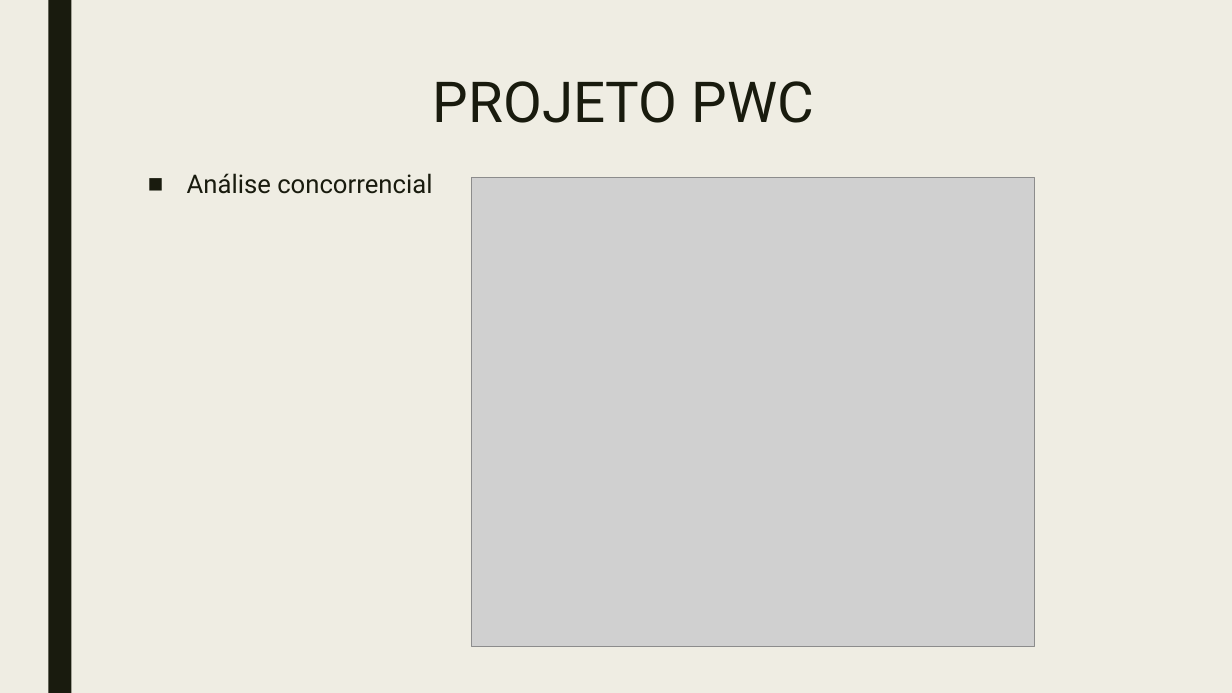
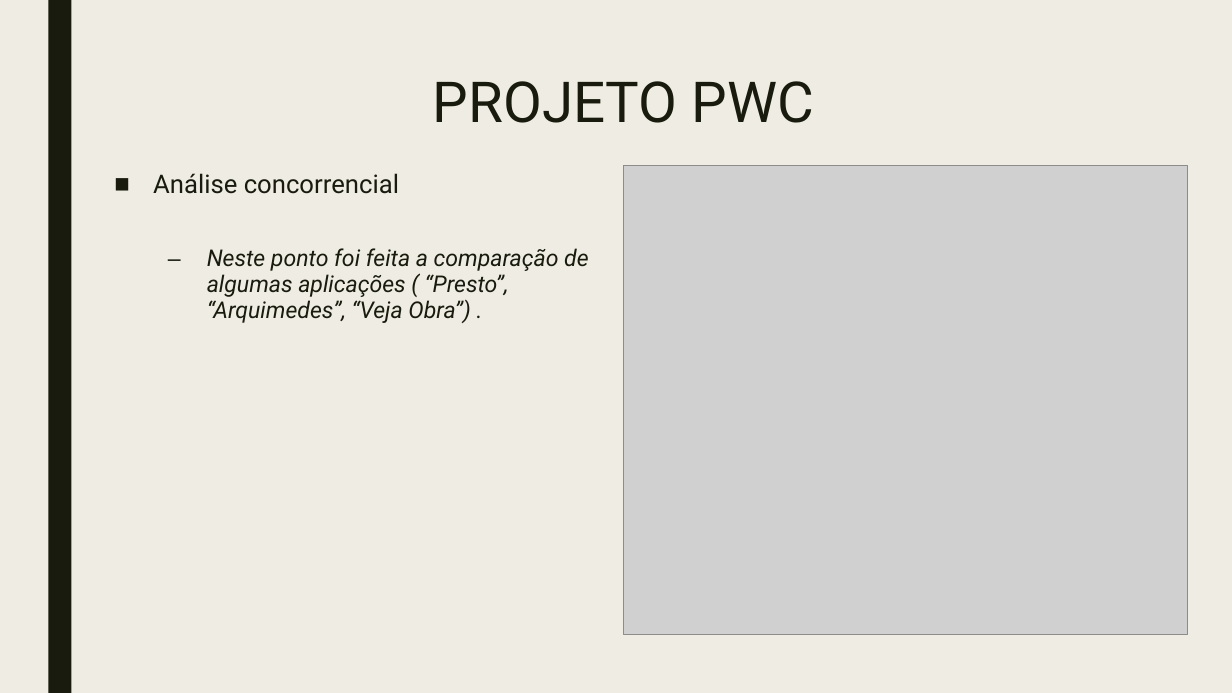
Before and after one commit to doomiinguees/PSI_PWS_PLC, a slide deck: slide 7 of doc/Metodologias de Desenvolvimento de Software.pptx. Drawn at 1232x693 pixels with LibreOffice and Linux fonts; fonts in the diff are those of the drawing; grey boxes stand for pictures. Boxes give left, top, right and bottom in pixels: in the first picture for what was removed or moved away, otherwise in the second. Text is boxed around its words. In the diff, an @@ line names an element or a change of style, - is before the commit and + after.

```diff
--- a/doc/Metodologias de Desenvolvimento de Software.pptx
+++ b/doc/Metodologias de Desenvolvimento de Software.pptx
@@ text "Análise concorrencial": place and size @@
-text "Análise concorrencial" at <box>187,173,432,194</box>
+text "Análise concorrencial" at <box>153,173,588,323</box>
@@ picture: place and size @@
-picture at <box>471,177,1035,647</box>
+picture at <box>624,165,1188,635</box>
@@ text at <box>207,248,588,323</box>: paragraph added @@
+  – Neste ponto foi feita a comparação de algumas aplicações ( “Presto”, “Arquimedes”, “Veja Obra”) .
```
Also in this commit, not shown: 6 other slides changed.
